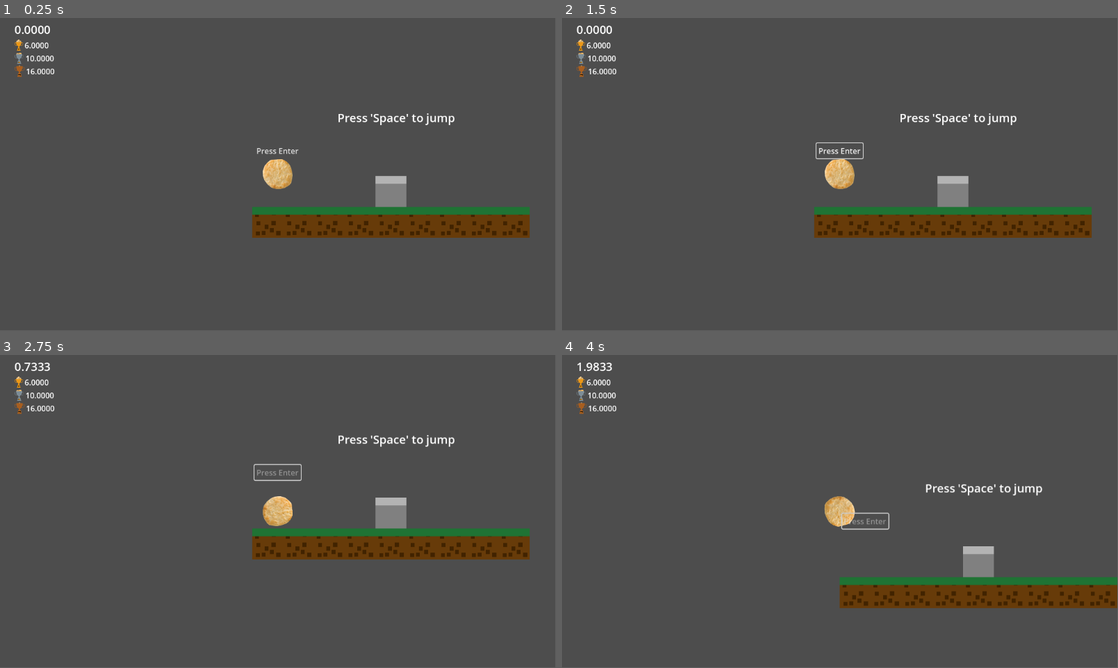
Above: before the commit, frames 1-4 (two rows, left to right).
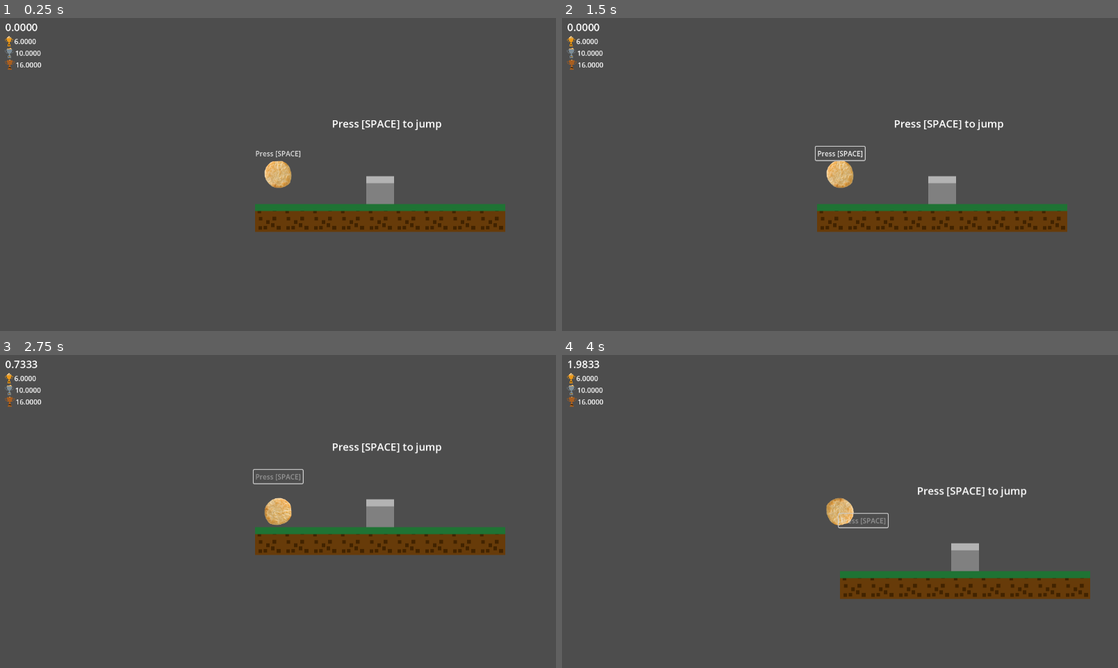
Above: after the commit, the same moments.

Repository: BVSokolov/BrackeysGameJam2025.2
Game: Godot game, scene res://src/scenes/Main/Main.tscn
Two runs of this game, one before a commit and one after it. Both use one fixed random seed, a clock stepped at 60 frames per second and the inputs below.
Inputs:
- Up to frame 1 (0.25 s): no input
- Up to frame 2 (1.5 s): click "Press Enter" (after the commit: "Press [SPACE]") at 0.5 s; click "Press Enter" (after the commit: "Press [SPACE]") at 1.25 s
- Up to frame 3 (2.75 s): tap Space (jump, bound only before the commit) at 2, 2.1, 2.27, 2.57 s; hold Right (ui_right) from 2.03 s (still down)
- Up to frame 4 (4 s): tap Space (jump, bound only before the commit) at 2.75, 2.85, 3.02, 3.32, 3.5, 3.6 s; release Right (ui_right) at 2.78 s; hold Left (ui_left) 2.78-3.53 s; hold Right (ui_right) from 3.53 s (still down)
In our replay, the window is 799x449 before the commit and 800x450 after it. These sizes can differ from the game's own. Grey fills any space a smaller window leaves; there, only what the larger window draws over its background counts as a difference.

The runs differ from the first frame. In frame 1, 4.8% of the frame differs, in the area x 0-96%, y 1-71%; in frame 2, 4.9%; in frame 3, 4.3%; in frame 4, 6.0%, in the area x 0-100%, y 1-81%.

Commit message:
+ made resolution hd + game window no longer resizeable - removed custom action inputs - removed unused or commented code + reordered code in main, made more clean, introduced reusable function for ui + made some visual changes to ui menus + updated game won ui screen + repositioned hand of death on player scene so its out of viewport by default again + updated death animation coordinates

Diff:
--- a/project.godot
+++ b/project.godot
@@ -16,8 +16,20 @@
 config/features=PackedStringArray("4.4", "GL Compatibility")
 config/icon="res://icon.svg"
 
+[display]
+
+window/size/viewport_width=1280
+window/size/viewport_height=720
+window/size/resizable=false
+
 [input]
 
+ui_accept={
+"deadzone": 0.5,
+"events": [Object(InputEventKey,"resource_local_to_scene":false,"resource_name":"","device":0,"window_id":0,"alt_pressed":false,"shift_pressed":false,"ctrl_pressed":false,"meta_pressed":false,"pressed":false,"keycode":4194309,"physical_keycode":0,"key_label":0,"unicode":0,"location":0,"echo":false,"script":null)
+, Object(InputEventKey,"resource_local_to_scene":false,"resource_name":"","device":0,"window_id":0,"alt_pressed":false,"shift_pressed":false,"ctrl_pressed":false,"meta_pressed":false,"pressed":false,"keycode":4194310,"physical_keycode":0,"key_label":0,"unicode":0,"location":0,"echo":false,"script":null)
+]
+}
 ui_left={
 "deadzone": 0.5,
 "events": [Object(InputEventKey,"resource_local_to_scene":false,"resource_name":"","device":0,"window_id":0,"alt_presse …(194 unchanged characters)…
@@ -50,16 +62,6 @@
 , Object(InputEventKey,"resource_local_to_scene":false,"resource_name":"","device":-1,"window_id":0,"alt_pressed":false …(183 unchanged characters)…
 ]
 }
-move_right={
-"deadzone": 0.2,
-"events": [Object(InputEventKey,"resource_local_to_scene":false,"resource_name":"","device":-1,"window_id":0,"alt_pressed":false,"shift_pressed":false,"ctrl_pressed":false,"meta_pressed":false,"pressed":false,"keycode":0,"physical_keycode":68,"key_label":0,"unicode":100,"location":0,"echo":false,"script":null)
-]
-}
-jump={
-"deadzone": 0.2,
-"events": [Object(InputEventKey,"resource_local_to_scene":false,"resource_name":"","device":-1,"window_id":0,"alt_pressed":false,"shift_pressed":false,"ctrl_pressed":false,"meta_pressed":false,"pressed":false,"keycode":0,"physical_keycode":32,"key_label":0,"unicode":32,"location":0,"echo":false,"script":null)
-]
-}
 
 [rendering]
 
--- a/src/scenes/HUD/GamePaused/GamePaused.tscn
+++ b/src/scenes/HUD/GamePaused/GamePaused.tscn
@@ -1,12 +1,27 @@
-[gd_scene load_steps=4 format=3 uid="uid://cu72eap8xhlh3"]
+[gd_scene load_steps=9 format=3 uid="uid://cu72eap8xhlh3"]
 
 [ext_resource type="Script" uid="uid://ddgs7mxf42l6a" path="res://src/scenes/HUD/GamePaused/gamePaused.gd" id="1_3pbg1"]
+
+[sub_resource type="StyleBoxFlat" id="StyleBoxFlat_yei4g"]
+bg_color = Color(0, 0, 0, 0.235294)
 
 [sub_resource type="StyleBoxFlat" id="StyleBoxFlat_3pbg1"]
 bg_color = Color(0.831373, 0.498039, 0.419608, 0.784314)
 
 [sub_resource type="LabelSettings" id="LabelSettings_0vehs"]
 font_size = 48
+
+[sub_resource type="InputEventAction" id="InputEventAction_3pbg1"]
+action = &"ui_select"
+
+[sub_resource type="Shortcut" id="Shortcut_yei4g"]
+events = [SubResource("InputEventAction_3pbg1")]
+
+[sub_resource type="InputEventAction" id="InputEventAction_yei4g"]
+action = &"ui_accept"
+
+[sub_resource type="Shortcut" id="Shortcut_eupw8"]
+events = [SubResource("InputEventAction_yei4g")]
 
 [node name="GamePaused" type="Control"]
 layout_mode = 3
@@ -17,7 +32,16 @@
 grow_vertical = 2
 script = ExtResource("1_3pbg1")
 
-[node name="MarginContainer" type="MarginContainer" parent="."]
+[node name="Panel" type="Panel" parent="."]
+layout_mode = 1
+anchors_preset = 15
+anchor_right = 1.0
+anchor_bottom = 1.0
+grow_horizontal = 2
+grow_vertical = 2
+theme_override_styles/panel = SubResource("StyleBoxFlat_yei4g")
+
+[node name="MarginContainer" type="MarginContainer" parent="Panel"]
 layout_mode = 1
 anchors_preset = 15
 anchor_right = 1.0
@@ -29,11 +53,11 @@
 theme_override_constants/margin_right = 240
 theme_override_constants/margin_bottom = 120
 
-[node name="Panel" type="Panel" parent="MarginContainer"]
+[node name="Panel" type="Panel" parent="Panel/MarginContainer"]
 layout_mode = 2
 theme_override_styles/panel = SubResource("StyleBoxFlat_3pbg1")
 
-[node name="MarginContainer" type="MarginContainer" parent="MarginContainer/Panel"]
+[node name="MarginContainer" type="MarginContainer" parent="Panel/MarginContainer/Panel"]
 layout_mode = 1
 anchors_preset = 15
 anchor_right = 1.0
@@ -45,12 +69,12 @@
 theme_override_constants/margin_right = 240
 theme_override_constants/margin_bottom = 24
 
-[node name="VBoxContainer" type="VBoxContainer" parent="MarginContainer/Panel/MarginContainer"]
+[node name="VBoxContainer" type="VBoxContainer" parent="Panel/MarginContainer/Panel/MarginContainer"]
 layout_mode = 2
 theme_override_constants/separation = 48
 alignment = 1
 
-[node name="Label" type="Label" parent="MarginContainer/Panel/MarginContainer/VBoxContainer"]
+[node name="Label" type="Label" parent="Panel/MarginContainer/Panel/MarginContainer/VBoxContainer"]
 layout_mode = 2
 text = "paused"
 label_settings = SubResource("LabelSettings_0vehs")
@@ -58,18 +82,20 @@
 vertical_alignment = 1
 uppercase = true
 
-[node name="VBoxContainer" type="VBoxContainer" parent="MarginContainer/Panel/MarginContainer/VBoxContainer"]
+[node name="VBoxContainer" type="VBoxContainer" parent="Panel/MarginContainer/Panel/MarginContainer/VBoxContainer"]
 layout_mode = 2
 theme_override_constants/separation = 8
 alignment = 1
 
-[node name="ButtonContinue" type="Button" parent="MarginContainer/Panel/MarginContainer/VBoxContainer/VBoxContainer"]
+[node name="ButtonContinue" type="Button" parent="Panel/MarginContainer/Panel/MarginContainer/VBoxContainer/VBoxContainer"]
 layout_mode = 2
-text = "CONTINUE"
+shortcut = SubResource("Shortcut_yei4g")
+text = "CONTINUE [SPACE]"
 
-[node name="ButtonRestartLevel" type="Button" parent="MarginContainer/Panel/MarginContainer/VBoxContainer/VBoxContainer"]
+[node name="ButtonRestartLevel" type="Button" parent="Panel/MarginContainer/Panel/MarginContainer/VBoxContainer/VBoxContainer"]
 layout_mode = 2
-text = "RESTART LEVEL"
+shortcut = SubResource("Shortcut_eupw8")
+text = "RESTART LEVEL [ENTER]"
 
-[connection signal="pressed" from="MarginContainer/Panel/MarginContainer/VBoxContainer/VBoxContainer/ButtonContinue" to="." method="_on_button_continue_pressed"]
-[connection signal="pressed" from="MarginContainer/Panel/MarginContainer/VBoxContainer/VBoxContainer/ButtonRestartLevel" to="." method="_on_button_restart_level_pressed"]
+[connection signal="pressed" from="Panel/MarginContainer/Panel/MarginContainer/VBoxContainer/VBoxContainer/ButtonContinue" to="." method="_on_button_continue_pressed"]
+[connection signal="pressed" from="Panel/MarginContainer/Panel/MarginContainer/VBoxContainer/VBoxContainer/ButtonRestartLevel" to="." method="_on_button_restart_level_pressed"]
--- a/src/scenes/HUD/GameWon/GameWonHud.tscn
+++ b/src/scenes/HUD/GameWon/GameWonHud.tscn
@@ -1,6 +1,12 @@
-[gd_scene load_steps=7 format=3 uid="uid://cal3ft25jnj8w"]
+[gd_scene load_steps=9 format=3 uid="uid://cal3ft25jnj8w"]
 
 [ext_resource type="Script" uid="uid://ohy18py1nm5a" path="res://src/scenes/HUD/GameWon/gameWonHud.gd" id="1_rjbwr"]
+
+[sub_resource type="StyleBoxFlat" id="StyleBoxFlat_rjbwr"]
+bg_color = Color(0, 0, 0, 0.235294)
+
+[sub_resource type="StyleBoxFlat" id="StyleBoxFlat_q4ka5"]
+bg_color = Color(0.807306, 0.639883, 0.281521, 1)
 
 [sub_resource type="LabelSettings" id="LabelSettings_q4ka5"]
 font_size = 48
@@ -26,52 +32,79 @@
 grow_vertical = 2
 script = ExtResource("1_rjbwr")
 
-[node name="VBoxContainer" type="VBoxContainer" parent="."]
+[node name="Panel" type="Panel" parent="."]
 layout_mode = 1
-anchors_preset = 8
-anchor_left = 0.5
-anchor_top = 0.5
-anchor_right = 0.5
-anchor_bottom = 0.5
-offset_left = -4.0
-offset_top = -17.5
-offset_right = 4.0
-offset_bottom = 17.5
+anchors_preset = 15
+anchor_right = 1.0
+anchor_bottom = 1.0
 grow_horizontal = 2
 grow_vertical = 2
+theme_override_styles/panel = SubResource("StyleBoxFlat_rjbwr")
+
+[node name="MarginContainer" type="MarginContainer" parent="Panel"]
+layout_mode = 1
+anchors_preset = 15
+anchor_right = 1.0
+anchor_bottom = 1.0
+grow_horizontal = 2
+grow_vertical = 2
+theme_override_constants/margin_left = 240
+theme_override_constants/margin_top = 120
+theme_override_constants/margin_right = 240
+theme_override_constants/margin_bottom = 120
+
+[node name="Panel" type="Panel" parent="Panel/MarginContainer"]
+layout_mode = 2
+theme_override_styles/panel = SubResource("StyleBoxFlat_q4ka5")
+
+[node name="MarginContainer" type="MarginContainer" parent="Panel/MarginContainer/Panel"]
+layout_mode = 1
+anchors_preset = 15
+anchor_right = 1.0
+anchor_bottom = 1.0
+grow_horizontal = 2
+grow_vertical = 2
+theme_override_constants/margin_left = 24
+theme_override_constants/margin_top = 12
+theme_override_constants/margin_right = 24
+theme_override_constants/margin_bottom = 12
+
+[node name="VBoxContainer" type="VBoxContainer" parent="Panel/MarginContainer/Panel/MarginContainer"]
+layout_mode = 2
+size_flags_horizontal = 4
 theme_override_constants/separation = 12
 alignment = 1
 
-[node name="Label" type="Label" parent="VBoxContainer"]
+[node name="Label" type="Label" parent="Panel/MarginContainer/Panel/MarginContainer/VBoxContainer"]
 layout_mode = 2
 text = "Game Won!"
 label_settings = SubResource("LabelSettings_q4ka5")
 horizontal_alignment = 1
 
-[node name="HBoxContainer" type="HBoxContainer" parent="VBoxContainer"]
+[node name="HBoxContainer" type="HBoxContainer" parent="Panel/MarginContainer/Panel/MarginContainer/VBoxContainer"]
 layout_mode = 2
 theme_override_constants/separation = 8
 alignment = 1
 
-[node name="Label2" type="Label" parent="VBoxContainer/HBoxContainer"]
+[node name="Label2" type="Label" parent="Panel/MarginContainer/Panel/MarginContainer/VBoxContainer/HBoxContainer"]
 layout_mode = 2
 text = "Your time is"
 label_settings = SubResource("LabelSettings_rjbwr")
 horizontal_alignment = 1
 
-[node name="Label3" type="Label" parent="VBoxContainer/HBoxContainer"]
+[node name="Label3" type="Label" parent="Panel/MarginContainer/Panel/MarginContainer/VBoxContainer/HBoxContainer"]
 layout_mode = 2
 text = "<total_time>"
 label_settings = SubResource("LabelSettings_rxwnp")
 horizontal_alignment = 1
 
-[node name="VBoxContainer" type="VBoxContainer" parent="VBoxContainer"]
+[node name="VBoxContainer" type="VBoxContainer" parent="Panel/MarginContainer/Panel/MarginContainer/VBoxContainer"]
 layout_mode = 2
+alignment = 1
 
-[node name="Button" type="Button" parent="VBoxContainer/VBoxContainer"]
+[node name="Button" type="Button" parent="Panel/MarginContainer/Panel/MarginContainer/VBoxContainer/VBoxContainer"]
 layout_mode = 2
-button_mask = 0
 shortcut = SubResource("Shortcut_roh6a")
-text = "Press Enter to play again"
+text = "PLAY AGAIN [ENTER]"
 
-[connection signal="pressed" from="VBoxContainer/VBoxContainer/Button" to="." method="_on_button_new_game_pressed"]
+[connection signal="pressed" from="Panel/MarginContainer/Panel/MarginContainer/VBoxContainer/VBoxContainer/Button" to="." method="_on_button_new_game_pressed"]
--- a/src/scenes/HUD/GameWon/gameWonHud.gd
+++ b/src/scenes/HUD/GameWon/gameWonHud.gd
@@ -3,7 +3,7 @@
 signal start_new_game
 
 func show_game_won(total_time: float):
-	$VBoxContainer/HBoxContainer/Label3.text = str(total_time).pad_decimals(4)
+	$Panel/MarginContainer/Panel/MarginContainer/VBoxContainer/HBoxContainer/Label3.text = str(total_time).pad_decimals(4)
 	show()
 
 func _on_button_new_game_pressed() -> void:
--- a/src/scenes/HUD/LevelComplete/LevelComplete.gd
+++ b/src/scenes/HUD/LevelComplete/LevelComplete.gd
@@ -26,14 +26,13 @@
   var text = participation_text
 
   for data in trophy_data:
-    print(data.resource, data.goal_time)
     if level_time < data.goal_time:
       resource = data.resource
       text = data.name
       $Panel/MarginContainer/Panel/MarginContainer/VBoxContainer/MarginContainer/VBoxContainer/Button2.show()
       break
-  $Panel/MarginContainer/Panel/MarginContainer/VBoxContainer/TextureRect.texture = resource
-  $Panel/MarginContainer/Panel/MarginContainer/VBoxContainer/HBoxContainer/Label2.text = text
+  $Panel/MarginContainer/Panel/MarginContainer/VBoxContainer/VBoxContainer/TextureRect.texture = resource
+  $Panel/MarginContainer/Panel/MarginContainer/VBoxContainer/VBoxContainer/HBoxContainer/Label2.text = text
   show()
 
 
--- a/src/scenes/HUD/LevelComplete/LevelComplete.tscn
+++ b/src/scenes/HUD/LevelComplete/LevelComplete.tscn
@@ -7,7 +7,7 @@
 [ext_resource type="Texture2D" uid="uid://xriapwhq0t8h" path="res://src/assets/images/bronze_trophy.png" id="4_jx8xd"]
 
 [sub_resource type="StyleBoxFlat" id="StyleBoxFlat_0lwju"]
-bg_color = Color(0, 0, 0, 0.0784314)
+bg_color = Color(0, 0, 0, 0.235294)
 
 [sub_resource type="StyleBoxFlat" id="StyleBoxFlat_caisy"]
 bg_color = Color(0.161382, 0.704057, 0.475644, 1)
@@ -21,6 +21,18 @@
 [sub_resource type="LabelSettings" id="LabelSettings_0lwju"]
 font_size = 24
 font_color = Color(0.980544, 0.973036, 0, 1)
+
+[sub_resource type="InputEventAction" id="InputEventAction_0lwju"]
+action = &"ui_select"
+
+[sub_resource type="Shortcut" id="Shortcut_4afdk"]
+events = [SubResource("InputEventAction_0lwju")]
+
+[sub_resource type="InputEventAction" id="InputEventAction_vuqps"]
+action = &"ui_accept"
+
+[sub_resource type="Shortcut" id="Shortcut_jx8xd"]
+events = [SubResource("InputEventAction_vuqps")]
 
 [node name="LevelComplete" type="Control"]
 layout_mode = 3
@@ -74,6 +86,8 @@
 
 [node name="VBoxContainer" type="VBoxContainer" parent="Panel/MarginContainer/Panel/MarginContainer"]
 layout_mode = 2
+theme_override_constants/separation = 28
+alignment = 1
 
 [node name="Label" type="Label" parent="Panel/MarginContainer/Panel/MarginContainer/VBoxContainer"]
 layout_mode = 2
@@ -83,22 +97,27 @@
 vertical_alignment = 1
 uppercase = true
 
-[node name="HBoxContainer" type="HBoxContainer" parent="Panel/MarginContainer/Panel/MarginContainer/VBoxContainer"]
+[node name="VBoxContainer" type="VBoxContainer" parent="Panel/MarginContainer/Panel/MarginContainer/VBoxContainer"]
+layout_mode = 2
+theme_override_constants/separation = 12
+alignment = 1
+
+[node name="HBoxContainer" type="HBoxContainer" parent="Panel/MarginContainer/Panel/MarginContainer/VBoxContainer/VBoxContainer"]
 layout_mode = 2
 theme_override_constants/separation = 8
 alignment = 1
 
-[node name="Label" type="Label" parent="Panel/MarginContainer/Panel/MarginContainer/VBoxContainer/HBoxContainer"]
+[node name="Label" type="Label" parent="Panel/MarginContainer/Panel/MarginContainer/VBoxContainer/VBoxContainer/HBoxContainer"]
 layout_mode = 2
 text = "You earned a"
 label_settings = SubResource("LabelSettings_og3qj")
 
-[node name="Label2" type="Label" parent="Panel/MarginContainer/Panel/MarginContainer/VBoxContainer/HBoxContainer"]
+[node name="Label2" type="Label" parent="Panel/MarginContainer/Panel/MarginContainer/VBoxContainer/VBoxContainer/HBoxContainer"]
 layout_mode = 2
 text = "participation trophy"
 label_settings = SubResource("LabelSettings_0lwju")
 
-[node name="TextureRect" type="TextureRect" parent="Panel/MarginContainer/Panel/MarginContainer/VBoxContainer"]
+[node name="TextureRect" type="TextureRect" parent="Panel/MarginContainer/Panel/MarginContainer/VBoxContainer/VBoxContainer"]
 custom_minimum_size = Vector2(175, 0)
 layout_mode = 2
 size_flags_horizontal = 4
@@ -119,11 +138,13 @@
 
 [node name="Button" type="Button" parent="Panel/MarginContainer/Panel/MarginContainer/VBoxContainer/MarginContainer/VBoxContainer"]
 layout_mode = 2
-text = "Retry"
+shortcut = SubResource("Shortcut_4afdk")
+text = "RETRY [SPACE]"
 
 [node name="Button2" type="Button" parent="Panel/MarginContainer/Panel/MarginContainer/VBoxContainer/MarginContainer/VBoxContainer"]
 layout_mode = 2
-text = "Continue"
+shortcut = SubResource("Shortcut_jx8xd")
+text = "CONTINUE [ENTER]"
 
 [connection signal="pressed" from="Panel/MarginContainer/Panel/MarginContainer/VBoxContainer/MarginContainer/VBoxContainer/Button" to="." method="_on_retry_button_pressed"]
 [connection signal="pressed" from="Panel/MarginContainer/Panel/MarginContainer/VBoxContainer/MarginContainer/VBoxContainer/Button2" to="." method="_on_continue_button_pressed"]
--- a/src/scenes/HUD/LevelTimers/LevelTimers.tscn
+++ b/src/scenes/HUD/LevelTimers/LevelTimers.tscn
@@ -22,8 +22,8 @@
 layout_mode = 1
 offset_right = 218.0
 offset_bottom = 197.0
+theme_override_constants/margin_left = 12
 theme_override_constants/margin_top = 4
-theme_override_constants/margin_right = 12
 
 [node name="VBoxContainer" type="VBoxContainer" parent="MarginContainer"]
 layout_mode = 2
--- a/src/scenes/Level_0/Level_0.tscn
+++ b/src/scenes/Level_0/Level_0.tscn
@@ -56,7 +56,7 @@
 layout_mode = 0
 offset_right = 40.0
 offset_bottom = 23.0
-text = "Press 'Space' to jump"
+text = "Press [SPACE] to jump"
 label_settings = SubResource("LabelSettings_rp8sf")
 horizontal_alignment = 1
 vertical_alignment = 1
--- a/src/scenes/Main/Main.tscn
+++ b/src/scenes/Main/Main.tscn
@@ -38,7 +38,7 @@
 metadata/_custom_type_script = "uid://d03ckdfnx2ux5"
 
 [sub_resource type="InputEventAction" id="InputEventAction_5llug"]
-action = &"ui_accept"
+action = &"ui_select"
 
 [sub_resource type="Shortcut" id="Shortcut_2avcn"]
 events = [SubResource("InputEventAction_5llug")]
@@ -58,7 +58,7 @@
 offset_bottom = -58.0
 button_mask = 0
 shortcut = SubResource("Shortcut_2avcn")
-text = "Press Enter"
+text = "Press [SPACE]"
 flat = true
 
 [node name="Camera2D" type="Camera2D" parent="."]
@@ -68,6 +68,7 @@
 [node name="UI" type="CanvasLayer" parent="Camera2D"]
 
 [node name="GameWonHUD" parent="Camera2D/UI" instance=ExtResource("5_bb7lw")]
+process_mode = 2
 
 [node name="LevelComplete" parent="Camera2D/UI" instance=ExtResource("6_4lipg")]
 
--- a/src/scenes/Main/main.gd
+++ b/src/scenes/Main/main.gd
@@ -12,7 +12,6 @@
 func reset_player(isInnit: bool):
   var pos = levelScene.get_start_pos()
   $StartButton.global_position = pos + Vector2(-$StartButton.size.x / 2, -64)
-
   if (isInnit):
     $Player.level_init(pos)
   else:
@@ -23,9 +22,18 @@
   add_child(levelScene)
   levelScene.player_entered_level_death_zone.connect(_on_player_entered_death_zone)
   levelScene.level_complete.connect(_on_level_complete)
+  $Player.init_level_timers(levelInfo.trophyTime_gold, levelInfo.trophyTime_silver, levelInfo.trophyTime_bronze)
+  $Camera2D/UI/LevelComplete.set_level_goal_times(levelInfo.trophyTime_gold, levelInfo.trophyTime_silver, levelInfo.trophyTime_bronze)
+
+func game_won():
+  $Player.game_won()
+  $StartButton.hide()
+  $Camera2D/UI/GameWonHUD.show_game_won(total_time)
+  $Camera2D.make_current()
+  get_tree().paused = true
 
 func load_level(is_new_level: bool):
-  if (current_level == levels.size()):
+  if (current_level == levels.size() - 2):
     game_won()
     return
 
@@ -33,19 +41,15 @@
   if is_new_level:
     level_setup(levelInfo)
 
-  $Player.show()
+  $Player.reset_level_timer()
+  level_timer = 0.0
   level_is_completed = false
-
   reset_player(true)
   $StartButton.set("disabled", false)
-
-  total_time = 0.0
-  level_timer = 0.0
-  $Player.init_level_timers(levelInfo.trophyTime_gold, levelInfo.trophyTime_silver, levelInfo.trophyTime_bronze)
   start_button_pressed = false
-  $Camera2D/UI/LevelComplete.set_level_goal_times(levelInfo.trophyTime_gold, levelInfo.trophyTime_silver, levelInfo.trophyTime_bronze)
 
 func start_new_game():
+  total_time = 0.0
   current_level = 0
   $Camera2D/UI/GameWonHUD.hide()
   $Camera2D/UI/LevelComplete.hide()
@@ -80,45 +84,34 @@
   $Player._on_start_button_pressed()
 
 
-func game_won():
-  $Player.game_won()
-  $Player.hide()
-  $Camera2D/UI/GameWonHUD.show_game_won(total_time)
-  $StartButton.hide()
-  $Camera2D.make_current()
-  get_tree().paused = true
+func _on_game_won_hud_start_new_game() -> void:
+    start_new_game()
+
+
+func on_game_menu_button_pressed(scene: Control):
+  scene.hide()
+  get_tree().paused = false
 
 func _on_level_complete():
-  # pause the level timer
   level_is_completed = true
-  # show level complete ui
   $Camera2D/UI/LevelComplete.show_level_complete(level_timer)
   total_time += level_timer
   get_tree().paused = true
 
 func _on_level_complete_retry_button_pressed() -> void:
-  $Camera2D/UI/LevelComplete.hide()
-  get_tree().paused = false
+  on_game_menu_button_pressed($Camera2D/UI/LevelComplete)
   call_deferred('load_level', false)
 
 func _on_level_complete_continue_button_pressed() -> void:
   current_level += 1
-  $Camera2D/UI/LevelComplete.hide()
-  get_tree().paused = false
-
+  on_game_menu_button_pressed($Camera2D/UI/LevelComplete)
   levelScene.call_deferred('queue_free')
   call_deferred('load_level', true)
 
 
-func _on_game_won_hud_start_new_game() -> void:
-    start_new_game()
-
-
 func _on_game_paused_button_continue_pressed() -> void:
-  $Camera2D/UI/GamePaused.hide()
-  get_tree().paused = false
+  on_game_menu_button_pressed($Camera2D/UI/GamePaused)
 
 func _on_game_paused_button_restart_level_pressed() -> void:
-  $Camera2D/UI/GamePaused.hide()
-  get_tree().paused = false
+  on_game_menu_button_pressed($Camera2D/UI/GamePaused)
   call_deferred('load_level', false)
--- a/src/scenes/Player/Player.tscn
+++ b/src/scenes/Player/Player.tscn
@@ -37,7 +37,7 @@
 "times": PackedFloat32Array(0),
 "transitions": PackedFloat32Array(1),
 "update": 0,
-"values": [Vector2(0, 1200)]
+"values": [Vector2(0, 1300)]
 }
 
 [sub_resource type="Animation" id="Animation_yifjk"]
@@ -53,7 +53,7 @@
 "times": PackedFloat32Array(0, 2, 4),
 "transitions": PackedFloat32Array(1, 1, 1),
 "update": 0,
-"values": [Vector2(0, 0), Vector2(0, 0), Vector2(0, 500)]
+"values": [Vector2(0, 0), Vector2(0, 0), Vector2(0, 440)]
 }
 tracks/1/type = "value"
 tracks/1/imported = false
@@ -65,7 +65,7 @@
 "times": PackedFloat32Array(0, 2, 4),
 "transitions": PackedFloat32Array(1, 1, 1),
 "update": 0,
-"values": [Vector2(0, 1200), Vector2(0, 450), Vector2(0, 1200)]
+"values": [Vector2(0, 1300), Vector2(0, 420), Vector2(0, 1300)]
 }
 
 [sub_resource type="AnimationLibrary" id="AnimationLibrary_77nyl"]
@@ -87,9 +87,6 @@
 [node name="BiscuitSprite2D" type="Sprite2D" parent="RigidBody2D"]
 scale = Vector2(0.5, 0.5)
 texture = ExtResource("2_v14g5")
-
-[node name="UI" type="CanvasLayer" parent="RigidBody2D"]
-visible = false
 
 [node name="Camera2D" type="Camera2D" parent="RigidBody2D"]
 
@@ -114,19 +111,21 @@
 [node name="LevelTimers" parent="Area2D" instance=ExtResource("4_i1tti")]
 z_index = 100
 anchors_preset = -1
-anchor_right = 0.0
-anchor_bottom = 0.0
-offset_left = -546.0
-offset_top = -321.0
-offset_right = 578.0
-offset_bottom = 321.0
-grow_horizontal = 1
-grow_vertical = 1
+anchor_left = 0.5
+anchor_top = 0.5
+anchor_right = 0.5
+anchor_bottom = 0.5
+offset_left = -640.0
+offset_top = -360.0
+offset_right = 640.0
+offset_bottom = 360.0
+size_flags_horizontal = 3
+size_flags_vertical = 3
 
 [node name="HoDSprite2D" type="Sprite2D" parent="."]
 scale = Vector2(0.5, 0.5)
 texture = ExtResource("3_dct3b")
-offset = Vector2(0, 1200)
+offset = Vector2(0, 1300)
 
 [node name="AnimationPlayer" type="AnimationPlayer" parent="HoDSprite2D"]
 libraries = {
--- a/src/scenes/Player/player.gd
+++ b/src/scenes/Player/player.gd
@@ -1,31 +1,19 @@
 class_name Player extends RigidBody2D
 
 @export var torqePower = 35000
-@export var forcePower = 1000
 @export var jumpForcePower = 500
 var groundCollider: Area2D
 
-# var screenSize
-
-# func _ready() -> void:
-#   screenSize = get_viewport_rect().size
-
 func process_move(_dt: float) -> void:
-  # pass
   var forceDirX = 0
   if Input.is_action_pressed('ui_left'):
     forceDirX -= 1
   if Input.is_action_pressed('ui_right'):
     forceDirX += 1
-
-  if Input.is_action_just_pressed('jump') && groundCollider.has_overlapping_bodies():
+  if Input.is_action_just_pressed('ui_select') && groundCollider.has_overlapping_bodies():
     apply_impulse(Vector2(0, -jumpForcePower))
-
   if forceDirX != 0:
     apply_torque(forceDirX * torqePower)
-    # if !onGround:
-      # var inAirForce = Vector2(forceDirX, 0.5)
-      # apply_force(inAirForce.normalized() * forcePower) //allows in air movement
 
 func _physics_process(dt: float) -> void:
   process_move(dt)
@@ -35,13 +23,8 @@
   set_deferred('freeze', true)
   set_physics_process(false)
   $Camera2D.make_current()
-  # get_tree().paused = true
-
-  # linear_velocity = Vector2.ZERO
-  # gravity_scale = 0
 
 func reset_pos(pos: Vector2):
-  # get_tree().paused = false
   PhysicsServer2D.body_set_state(
     get_rid(),
     PhysicsServer2D.BODY_STATE_TRANSFORM,
@@ -50,23 +33,16 @@
   linear_velocity = Vector2.ZERO
   set_physics_process(true)
   set_deferred('freeze', false)
-  # gravity_scale = 0
 
 func _on_start_button_pressed():
-  # set_freeze_enabled(false)
-  # get_tree().paused = false
   set_physics_process(true)
   set_deferred('freeze', false)
-  # gravity_scale = 1
 
 func game_won():
-  # set_deferred('freeze', true)
-  # get_tree().paused = true
   set_physics_process(false)
 
 
 func kill_player():
   rotation = 0
+  set_physics_process(false)
   set_deferred('freeze', true)
-  set_physics_process(false)
-  # get_tree().paused = true
--- a/src/scenes/Player/playerRoot.gd
+++ b/src/scenes/Player/playerRoot.gd
@@ -22,8 +22,11 @@
 func game_won():
   player.game_won()
 
+func reset_level_timer():
+  update_timer(0)
+
 func init_level_timers(gold: float, silver: float, bronze: float):
-  update_timer(0)
+  reset_level_timer()
   $Area2D/LevelTimers.set_time_goals(gold, silver, bronze)
 
 func update_timer(time: float):
Not shown: 1 places in src/scenes/HUD/LevelComplete/LevelComplete.tscn that only renumber resources
